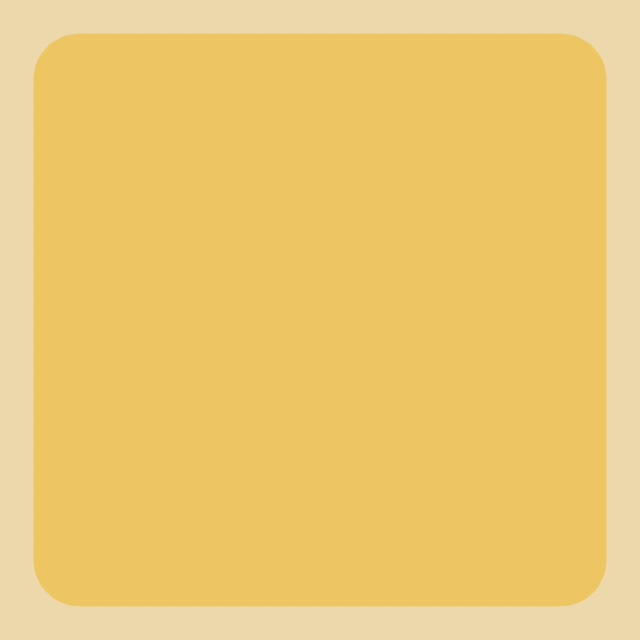
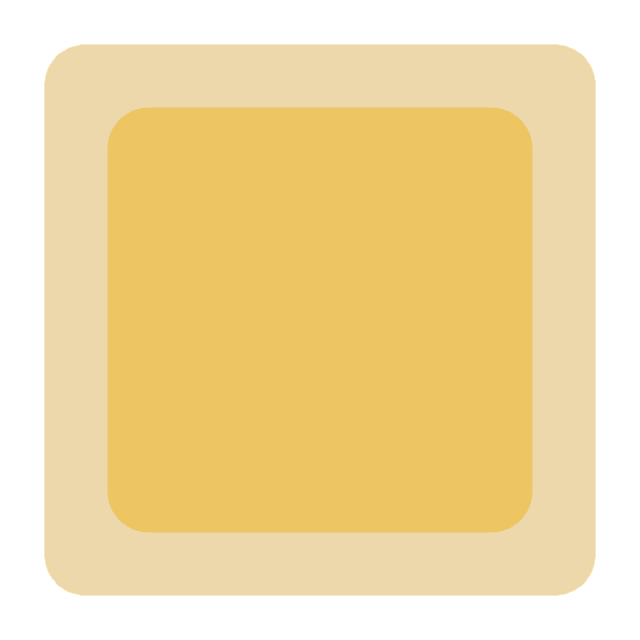
The second 640 × 640 image is a revision of the first. Changes to its layers:
painted on "Paint Layer 5" over [0, 0, 640, 640]
painted on "Paint Layer 4" over [0, 0, 640, 640]
